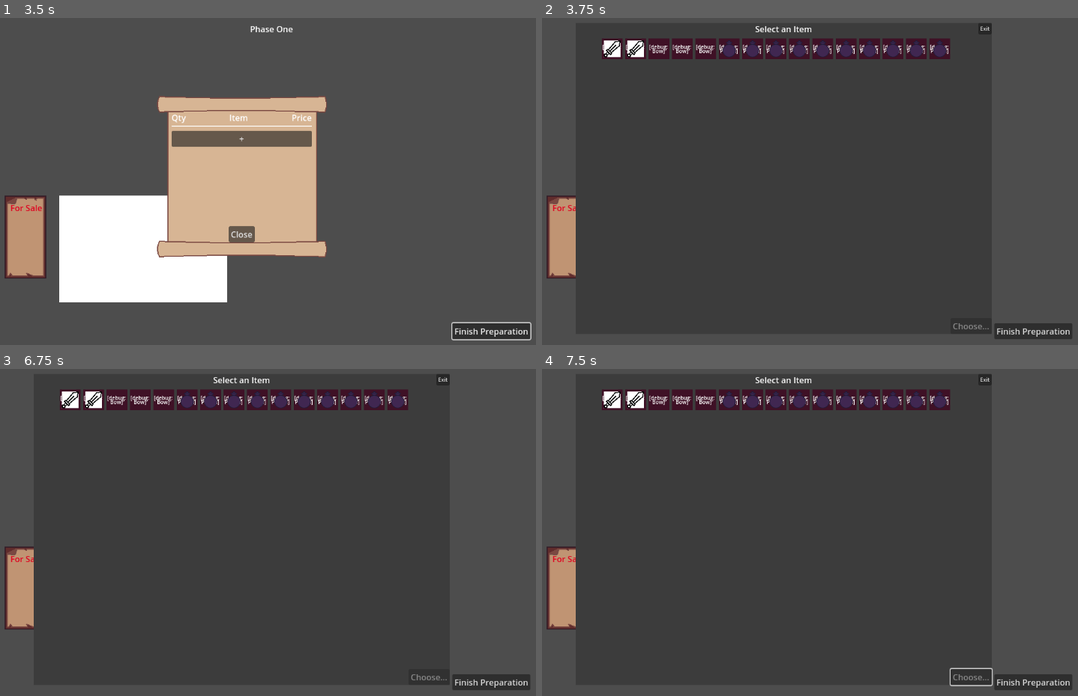
Above: before the commit, frames 1-4 (two rows, left to right).
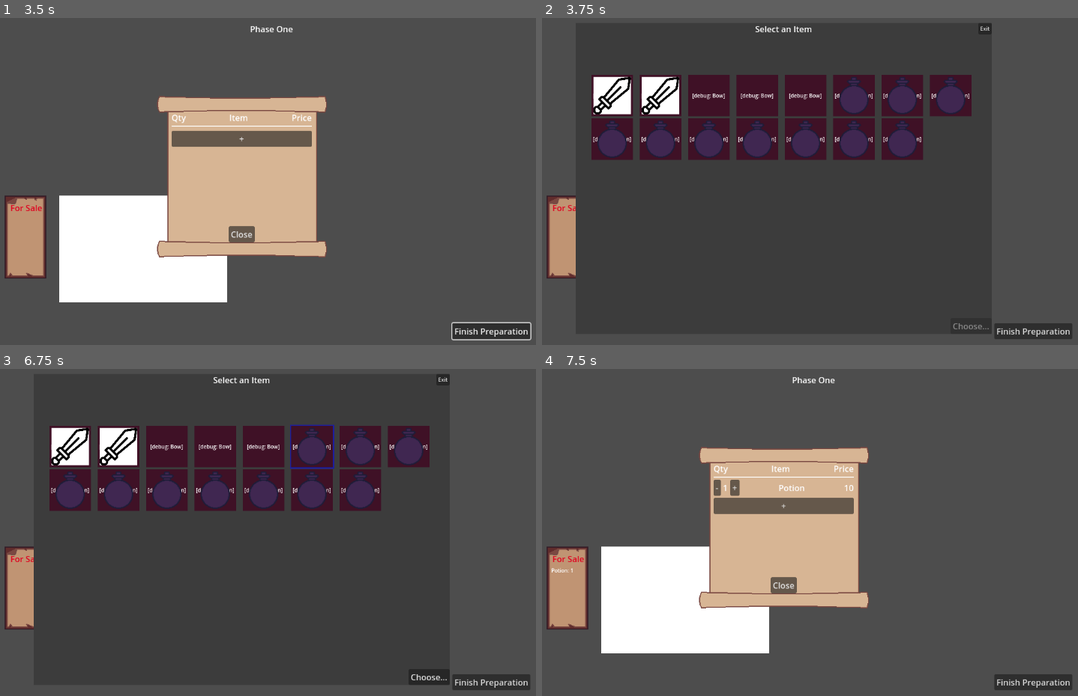
Above: after the commit, the same moments.

Repository: Missingreference/LDJam-58-Game
Game: Godot game, scene res://scenes/game.tscn
Same seed, same stepped clock (60 frames per second), same inputs: the game is played once before the commit and once after it.
Inputs (mouse positions are in pixels of both pictures, inside the frame that each line leads up to):
- Up to frame 1 (3.5 s): click "Finish Preparation" at 0.5 s; click "Finish Preparation" at 1.25 s; click "Finish Preparation" at 2 s; tap Enter at 2.75 s; move the mouse to (26, 237) at 2.77 s; click (26, 237) at 2.92 s
- Up to frame 2 (3.75 s): click "+" at 3.5 s
- Up to frame 3 (6.75 s): click "+" at 4.25 s; click "+" at 5 s; tap Space at 5.75 s; move the mouse to (123, 545) at 5.77 s; click (123, 545) at 5.92 s; tap Enter at 6.5 s; move the mouse to (300, 454) at 6.52 s; click (300, 454) at 6.67 s
- Up to frame 4 (7.5 s): click (970, 676) at 7.25 s, where only the run after the commit has a clickable "Choose..."

Frame 1 is identical in both runs. In frame 2, 14% of the frame differs, in the area x 9-81%, y 6-44%; in frame 3, 15%; in frame 4, 27%, in the area x 1-85%, y 1-98%.

Commit message:
Remove Custom Inventory UI Spacing

Diff:
--- a/scenes/inventory_ui.tscn
+++ b/scenes/inventory_ui.tscn
@@ -34,8 +34,8 @@
 
 [node name="Selection Highlighter" type="ColorRect" parent="ColorRect"]
 layout_mode = 0
-offset_right = 45.0
-offset_bottom = 45.0
+offset_right = 85.0
+offset_bottom = 85.0
 color = Color(0, 0, 1, 0.49019608)
 
 [node name="MarginContainer" type="MarginContainer" parent="ColorRect"]
@@ -46,14 +46,14 @@
 grow_horizontal = 2
 grow_vertical = 2
 theme_override_constants/margin_left = 30
-theme_override_constants/margin_top = 30
+theme_override_constants/margin_top = 100
 theme_override_constants/margin_right = 30
 theme_override_constants/margin_bottom = 30
 
 [node name="GridContainer" type="GridContainer" parent="ColorRect/MarginContainer"]
 layout_mode = 2
 theme_override_constants/h_separation = 13
-columns = 4
+columns = 8
 
 [node name="ItemSlot" parent="ColorRect/MarginContainer/GridContainer" instance=ExtResource("2_ylkvr")]
 layout_mode = 2
--- a/scenes/item_slot.tscn
+++ b/scenes/item_slot.tscn
@@ -1,13 +1,13 @@
 [gd_scene load_steps=4 format=3 uid="uid://bj8snh4cnrls6"]
 
 [ext_resource type="Script" uid="uid://ufp4xw7pto78" path="res://scripts/item_slot_ui.gd" id="1_567tv"]
-[ext_resource type="Texture2D" uid="uid://cm0flkn2m027p" path="res://assets/sprites/sword_placeholder.png" id="2_l0xgl"]
+[ext_resource type="Texture2D" uid="uid://cwxp7f1bi2vd1" path="res://assets/sprites/icon_sword.png" id="2_l0xgl"]
 [ext_resource type="Texture2D" uid="uid://caa6u5x8qmdcu" path="res://assets/sprites/trash_placeholder.png" id="3_fa8gv"]
 
 [node name="ItemSlot" type="ColorRect"]
-custom_minimum_size = Vector2(40, 40)
-offset_right = 40.0
-offset_bottom = 40.0
+custom_minimum_size = Vector2(80, 80)
+offset_right = 80.0
+offset_bottom = 80.0
 color = Color(0.24705882, 0.06666667, 0.14901961, 1)
 script = ExtResource("1_567tv")
 
@@ -48,8 +48,8 @@
 anchor_top = 1.0
 anchor_right = 1.0
 anchor_bottom = 1.0
-offset_left = -13.0
-offset_top = -13.0
+offset_left = -30.0
+offset_top = -30.0
 grow_horizontal = 0
 grow_vertical = 0
 
@@ -60,10 +60,10 @@
 anchor_top = 0.5
 anchor_right = 0.5
 anchor_bottom = 0.5
-offset_left = -5.5
-offset_top = -5.5
-offset_right = 5.5
-offset_bottom = 5.5
+offset_left = -10.0
+offset_top = -10.0
+offset_right = 10.0
+offset_bottom = 10.0
 grow_horizontal = 2
 grow_vertical = 2
 texture = ExtResource("3_fa8gv")
--- a/scripts/inventoryUI.gd
+++ b/scripts/inventoryUI.gd
@@ -30,9 +30,6 @@
     #Be able to delete any items
     Manage
 }
-
-const SLOT_PIXEL_SIZE = 40
-const SLOT_SPACING = 5
 
 # Called when the node enters the scene tree for the first time.
 func _ready() -> void:
@@ -87,19 +84,11 @@
     _inventory = inventory
     _inventory.changed.connect(Refresh)
 
-    #Define spacing and column count
-    var columnCount = floor(self.colorRect.size.x / (SLOT_PIXEL_SIZE + SLOT_SPACING))
-    var remainingSpace = self.colorRect.size.x - ((columnCount * SLOT_PIXEL_SIZE) + ((columnCount-1) * SLOT_SPACING))
-    gridContainer.columns = columnCount
-    gridContainer.add_theme_constant_override("h_separation", SLOT_SPACING)
-    marginContainer.offset_left = remainingSpace * 0.5
-
     Refresh()
 
 func _createSlot(item: Item) -> ItemSlot:
     var newSlot: ItemSlot = item_slot_scene.instantiate()
     newSlot.item = item
-    newSlot.custom_minimum_size = Vector2(SLOT_PIXEL_SIZE, SLOT_PIXEL_SIZE)
 
     if _mode == Mode.Manage:
         newSlot.manageable = true
@@ -121,7 +110,6 @@
     chooseButton.disabled = false
     selectionHighlighter.visible = true
     selectionHighlighter.global_position = slot.global_position + (-(selectionHighlighter.size / 2)) + (slot.size / 2)
-    print(selectionHighlighter.global_position)
 
 func _onSlotDeleted(slot: ItemSlot):
     _inventory.RemoveItem(slot.item)
Not shown: 1 places in scenes/inventory_ui.tscn that only renumber resources
